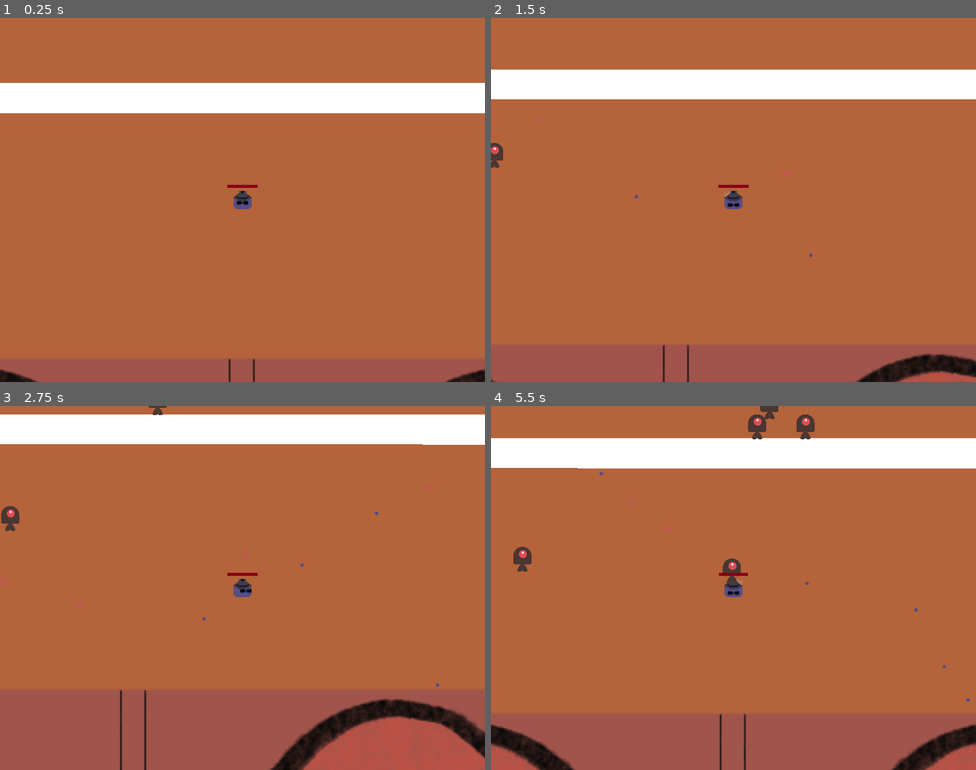
Above: before the commit, frames 1-4 (two rows, left to right).
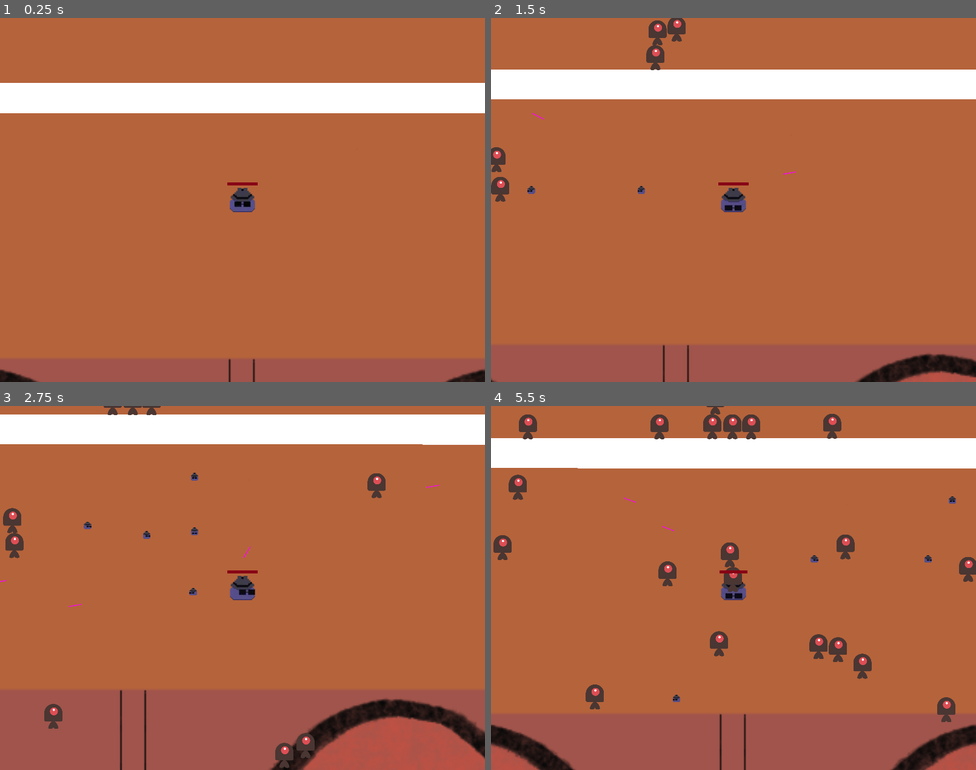
Above: after the commit, the same moments.

Repository: gunarp/psw-game-jam
Game: Godot game, scene res://scenes/maps/main.tscn
Same seed, same stepped clock (60 frames per second), same inputs: the game is played once before the commit and once after it.
Inputs (mouse positions are in pixels of both pictures, inside the frame that each line leads up to):
- Up to frame 1 (0.25 s): no input
- Up to frame 2 (1.5 s): move the mouse to (840, 181) at 0.52 s; hold D (move_right) 0.53-1.28 s; move the mouse to (636, 218) at 1.27 s; hold S (move_down) from 1.28 s (still down)
- Up to frame 3 (2.75 s): move the mouse to (291, 507) at 2.02 s; release S (move_down) at 2.03 s; hold D (move_right) from 2.03 s (still down)
- Up to frame 4 (5.5 s): move the mouse to (709, 660) at 2.77 s; release D (move_right) at 2.78 s; hold W (move_up) 2.78-3.53 s; move the mouse to (879, 642) at 3.52 s; hold A (move_left) 3.53-5.03 s; move the mouse to (588, 533) at 4.27 s; move the mouse to (757, 588) at 5.02 s; hold S (move_down) from 5.03 s (still down)

The runs differ from the first frame. In frame 1, 0.3% of the frame differs, in the area x 46-54%, y 45-54%; in frame 2, 1.3%; in frame 3, 1.7%; in frame 4, 4.5%, in the area x 0-100%, y 0-87%.

Commit message:
remove unused resources, implement knockback, apply directional sprite onto mole weapon (now clone weapon)

Diff:
--- a/scenes/enemies/enemy_mob.gd
+++ b/scenes/enemies/enemy_mob.gd
@@ -2,12 +2,22 @@
 
 class_name EnemyEntity
 
-@onready var player : PlayerEntity = get_tree().get_first_node_in_group("player")
+@onready var player: PlayerEntity = get_tree().get_first_node_in_group("player")
 
-# TODO: Refactor into specialized damage class
-var damagePerSecond : int = 10
+# Consider refactoring these into a dedicated enemy stats class
+# stats class can probably be static (shared among all instances of this class)
+# if we separate enemy types into individual classes as well
+var damagePerSecond: int = 10
+var damage_taken_multiplier: float = 1.0
+var despawn_delay: float = 1.5
 
-var despawn_delay : float = 1.5
+# not a required variable - but storing in this flag lets us
+# skip over a length calculation each physics state cycle
+var is_knockback_active: bool = false
+# (units / s)
+var knockback_applied: Vector2 = Vector2(0, 0)
+# knockback deceleration factor
+var knockback_decay: float = 0.5
 
 func custom_set_scale(sc: Vector2) -> void:
 	self.apply_scale(sc)
@@ -21,20 +31,49 @@
 	self.lock_rotation = true
 
 
+func _integrate_forces(state: PhysicsDirectBodyState2D) -> void:
+	if (not is_knockback_active):
+		var direction = self.global_position.direction_to(player.global_position)
+		state.linear_velocity = $Parameters/EntitySpeed.get_velocity(direction)
+
+
 func _physics_process(delta: float) -> void:
-	var direction = self.global_position.direction_to(player.global_position)
-	self.linear_velocity = $Parameters/EntitySpeed.get_velocity(direction)
-	#move_and_slide()
-	#newEnemy.linear_velocity = speed.rotated(direction.angle())
+	if (is_knockback_active):
+		knockback_applied *= knockback_decay * delta
+		if (knockback_applied.length() < 0.1):
+			is_knockback_active = false
+			$AnimatedSprite2D.modulate = Color.WHITE
 
-func hit(damage: float) -> void:
+
+func hit(_player_ref: PlayerEntity, attack_stats: BaseStats, attack_direction: float) -> void:
+	# Could do an optional check against enemy defense stats here if we want
+	var player_stats = player.get_player_stats()
+
+	var damage : float = attack_stats.attack_power
+	damage *= player_stats.attack_multiplier
+	damage *= self.damage_taken_multiplier
 	$Parameters/EntityHealth.on_damaged(damage)
+
+	# Calculate knockback value
+	var knockback: float = attack_stats.knockback
+	knockback *= player_stats.knockback_multiplier
+	_apply_knockback(knockback, attack_direction)
+
+
+func _apply_knockback(knockback_power: float, knockback_direction: float) -> void:
+	knockback_applied = Vector2(1, 0).rotated(knockback_direction) * knockback_power
+	is_knockback_active = true
+	$AnimatedSprite2D.modulate = Color.RED
+	self.apply_impulse(knockback_applied)
+
 
 func _on_visible_on_screen_notifier_2d_screen_exited() -> void:
 	$DespawnDelayTimer.start(despawn_delay)
 
+
 func _on_visible_on_screen_notifier_2d_screen_entered() -> void:
 	$DespawnDelayTimer.stop()
+
 
 func _on_despawn_delay_timer_timeout() -> void:
 	queue_free()
--- a/scenes/equipment/weapons/base_stats.gd
+++ b/scenes/equipment/weapons/base_stats.gd
@@ -2,8 +2,9 @@
 
 class_name BaseStats
 
-var attack_power: float = 5
+var attack_power: float = 1
 var cooldown: float = 0.5
 var speed: float = 200
-var scale: Vector2 = Vector2(0.5, 0.5)
+var scale: Vector2 = Vector2(1, 1)
 var level: int = 1
+var knockback: float = 40.0
--- a/scenes/equipment/weapons/guns/gun_weapon.gd
+++ b/scenes/equipment/weapons/guns/gun_weapon.gd
@@ -4,10 +4,10 @@
 class_name Weapon
 
 var player_ref: PlayerEntity
-var weapon_type : PackedScene
+var weapon_type: PackedScene
 
 # Generic weapon properties
-@onready var stats : BaseStats = BaseStats.new()
+@onready var stats: BaseStats = BaseStats.new()
 
 func initialize(_player_ref: PlayerEntity, _weapon: PackedScene) -> void:
 	self.player_ref = _player_ref
--- a/scenes/equipment/weapons/guns/mole/MoleProjectile.tscn
+++ b/scenes/equipment/weapons/guns/mole/MoleProjectile.tscn
@@ -1,23 +1,77 @@
-[gd_scene load_steps=3 format=3 uid="uid://bss8tsiw4j8bo"]
+[gd_scene load_steps=9 format=3 uid="uid://bss8tsiw4j8bo"]
 
 [ext_resource type="Script" path="res://scenes/equipment/weapons/guns/mole/mole_projectile.gd" id="1_ic40i"]
+[ext_resource type="Texture2D" uid="uid://cvdtsfshhw75d" path="res://resource/player/player_transparent.png" id="2_6s8rf"]
+
+[sub_resource type="AtlasTexture" id="AtlasTexture_2axu7"]
+atlas = ExtResource("2_6s8rf")
+region = Rect2(16, 0, 16, 16)
 
 [sub_resource type="CircleShape2D" id="CircleShape2D_ctsp3"]
 radius = 5.0
+
+[sub_resource type="AtlasTexture" id="AtlasTexture_3tpio"]
+atlas = ExtResource("2_6s8rf")
+region = Rect2(0, 0, 16, 16)
+
+[sub_resource type="AtlasTexture" id="AtlasTexture_kmkst"]
+atlas = ExtResource("2_6s8rf")
+region = Rect2(48, 0, 16, 16)
+
+[sub_resource type="AtlasTexture" id="AtlasTexture_26j5t"]
+atlas = ExtResource("2_6s8rf")
+region = Rect2(16, 0, 16, 16)
+
+[sub_resource type="SpriteFrames" id="SpriteFrames_b8k7c"]
+animations = [{
+"frames": [{
+"duration": 1.0,
+"texture": SubResource("AtlasTexture_3tpio")
+}],
+"loop": true,
+"name": &"default",
+"speed": 5.0
+}, {
+"frames": [{
+"duration": 1.0,
+"texture": SubResource("AtlasTexture_kmkst")
+}],
+"loop": true,
+"name": &"down",
+"speed": 5.0
+}, {
+"frames": [{
+"duration": 1.0,
+"texture": SubResource("AtlasTexture_26j5t")
+}],
+"loop": true,
+"name": &"sideways",
+"speed": 5.0
+}]
 
 [node name="MoleProjectile" type="CharacterBody2D"]
 collision_layer = 4
 collision_mask = 41
 script = ExtResource("1_ic40i")
 
-[node name="Polygon2D" type="Polygon2D" parent="."]
-color = Color(0.341176, 0.301961, 0.52549, 1)
-polygon = PackedVector2Array(1, 2, 5, 0, 9, 2, 10, 5, 9, 8, 5, 10, 1, 8, 0, 5)
+[node name="Sprite2D" type="Sprite2D" parent="."]
+visible = false
+position = Vector2(5, 5)
+scale = Vector2(0.625, 0.625)
+texture = SubResource("AtlasTexture_2axu7")
 
 [node name="CollisionPolygon2D" type="CollisionShape2D" parent="."]
+visible = false
 position = Vector2(5, 5)
 shape = SubResource("CircleShape2D_ctsp3")
 
 [node name="VisibleOnScreenNotifier2D" type="VisibleOnScreenNotifier2D" parent="."]
+visible = false
+
+[node name="AnimatedSprite2D" type="AnimatedSprite2D" parent="."]
+position = Vector2(5, 5)
+scale = Vector2(0.625, 0.625)
+sprite_frames = SubResource("SpriteFrames_b8k7c")
+animation = &"sideways"
 
 [connection signal="screen_exited" from="VisibleOnScreenNotifier2D" to="." method="_on_visible_on_screen_notifier_2d_screen_exited"]
--- a/scenes/equipment/weapons/guns/mole/mole_projectile.gd
+++ b/scenes/equipment/weapons/guns/mole/mole_projectile.gd
@@ -10,18 +10,36 @@
 func start(_player_ref: PlayerEntity, _base_stats: BaseStats):
 	base_stats = _base_stats
 	player_ref = _player_ref
-	rotation = player_ref.facing_direction.angle() + PI
 	position = player_ref.position
-	velocity = Vector2(base_stats.speed, 0).rotated(rotation)
+	# var projectile_direction = player_ref.facing_direction.angle() + PI
+	var projectile_direction = player_ref.prev_walking_direction.angle() + PI
+	_update_velocity(Vector2(base_stats.speed, 0).rotated(projectile_direction))
 	num_bounces_left = base_stats.level
+
+
+func _update_velocity(vel: Vector2):
+	self.velocity = vel
+	match FacingHelpers.get_facing_direction(vel):
+		FacingHelpers.FACING.LEFT:
+			$AnimatedSprite2D.play("sideways")
+			$AnimatedSprite2D.flip_h = true
+		FacingHelpers.FACING.RIGHT:
+			$AnimatedSprite2D.play("sideways")
+			$AnimatedSprite2D.flip_h = false
+		FacingHelpers.FACING.DOWN:
+			$AnimatedSprite2D.play("down")
+		_:
+			$AnimatedSprite2D.play("default")
+
 
 func _physics_process(delta):
 	var collision = move_and_collide(velocity * delta)
 	if collision:
-		velocity = velocity.bounce(collision.get_normal())
+		_update_velocity(velocity.bounce(collision.get_normal()))
+
 		if collision.get_collider().has_method("hit"):
 			if (last_object_collided_with != collision.get_collider_id()):
-				collision.get_collider().hit(base_stats.attack_power * player_ref.get_attack_multiplier())
+				collision.get_collider().hit(player_ref, base_stats, rotation)
 			else:
 				num_bounces_left += 1 # this is a silly way of ignoring this collision
 
@@ -30,5 +48,6 @@
 		if (num_bounces_left == 0):
 			queue_free()
 
+
 func _on_visible_on_screen_notifier_2d_screen_exited() -> void:
 	queue_free()
--- a/scenes/equipment/weapons/guns/needle/NeedleProjectile.tscn
+++ b/scenes/equipment/weapons/guns/needle/NeedleProjectile.tscn
@@ -22,11 +22,4 @@
 scale = Vector2(16.962, -0.990754)
 texture = SubResource("PlaceholderTexture2D_c2yxx")
 
-[node name="Hitbox" type="Area2D" parent="."]
-collision_layer = 4
-collision_mask = 40
-
-[node name="CollisionShape2D" type="CollisionShape2D" parent="Hitbox"]
-shape = ExtResource("2_i6it2")
-
 [connection signal="screen_exited" from="VisibleOnScreenNotifier2D" to="." method="_on_visible_on_screen_notifier_2d_screen_exited"]
--- a/scenes/equipment/weapons/guns/needle/needle_projectile.gd
+++ b/scenes/equipment/weapons/guns/needle/needle_projectile.gd
@@ -20,14 +20,16 @@
 	if collision:
 		var collider = collision.get_collider()
 		if collider.has_method("hit"):
-			collider.hit(base_stats.attack_power * player_ref.get_attack_multiplier())
-			add_collision_exception_with(collider)
-			num_pierce_left -= 1
-			if (num_pierce_left == 0):
-				queue_free()
+			process_hit_enemy(collider)
 		elif collider.is_in_group("walls"):
 			queue_free()
 
+func process_hit_enemy(enemy: Object):
+	enemy.hit(player_ref, base_stats, rotation)
+	add_collision_exception_with(enemy)
+	num_pierce_left -= 1
+	if (num_pierce_left == 0):
+		queue_free()
 
 func _on_visible_on_screen_notifier_2d_screen_exited() -> void:
 	queue_free()
--- a/scenes/maps/main.tscn
+++ b/scenes/maps/main.tscn
@@ -19,7 +19,6 @@
 texture = ExtResource("2_ej86i")
 
 [node name="Camera2D" type="Camera2D" parent="."]
-scale = Vector2(1.5, 1.5)
 
 [node name="HudMain" parent="." node_paths=PackedStringArray("player") instance=ExtResource("6_g2vry")]
 player = NodePath("../Player")
@@ -28,7 +27,6 @@
 entity_health = NodePath("../../Player/Parameters/Health")
 
 [node name="Player" parent="." groups=["player"] instance=ExtResource("3_lx56x")]
-scale = Vector2(1.5, 1.5)
 
 [node name="RemoteTransform2D" type="RemoteTransform2D" parent="Player"]
 remote_path = NodePath("../../Camera2D")
@@ -49,7 +47,6 @@
 polygon = PackedVector2Array(-626, 55, -625, 94, 633, 95, 633, 55)
 
 [node name="EnemyFactory" parent="." node_paths=PackedStringArray("camera") instance=ExtResource("4_giy5d")]
-spawn_timeout = 1
 mob_to_spawn = ExtResource("5_j7u6l")
 mob_scale = Vector2(0.5, 0.5)
 camera = NodePath("../Camera2D")
--- a/scenes/player/player-shape.tres
+++ b/scenes/player/player-shape.tres
@@ -1,5 +1,5 @@
 [gd_resource type="CapsuleShape2D" format=3 uid="uid://bbymik5wl8fdm"]
 
 [resource]
-radius = 8.0
-height = 18.0
+radius = 16.0
+height = 34.0
--- a/scenes/player/player.gd
+++ b/scenes/player/player.gd
@@ -6,6 +6,7 @@
 
 # TODO: make speed change with items
 var speed: int = 100
+var prev_walking_direction: Vector2
 var walking_direction: Vector2
 var facing_direction: Vector2
 
@@ -18,8 +19,10 @@
 func _physics_process(_delta: float) -> void:
 	move_and_slide()
 
+
 func _process(_delta: float) -> void:
 	walking_direction = _get_movement_input()
+	prev_walking_direction = walking_direction if walking_direction.length() > 0 else prev_walking_direction
 	facing_direction = _get_direction_input()
 
 	# TODO: implement dynamic speed system
@@ -27,54 +30,32 @@
 
 	_render_character()
 
+
 func get_height() -> float:
 	return $CollideBox.shape.height
 
+
 #region Rendering helpers
 func _render_character():
-	if (walking_direction.length() == 0):
-		$AnimatedSprite2D.play("default")
-	else:
-		# Approach - rotate vector into a new coordinate system
-		# and just use the x and y components to deduce which direction we are facing
-		# avoids dealing with too many floating point operations + perciion
-		var rotated_walking_direction = walking_direction.rotated(PI / 4)
+	match FacingHelpers.get_facing_direction(walking_direction):
+		FacingHelpers.FACING.LEFT:
+			$AnimatedSprite2D.play("sideways")
+			$AnimatedSprite2D.flip_h = true
+		FacingHelpers.FACING.RIGHT:
+			$AnimatedSprite2D.play("sideways")
+			$AnimatedSprite2D.flip_h = false
+		FacingHelpers.FACING.DOWN:
+			$AnimatedSprite2D.play("down")
+		_:
+			$AnimatedSprite2D.play("default")
+#endregion
 
-		# This is a pretty verbose way of tackling this problem,
-		# but I think it covers scenarios that would otherwise slip through the cracks
-		# Special case - direction is a unit vector of our new coordinate system.
-		if (rotated_walking_direction.x == 0):
-			# Unit vector on y-axis
-			if (rotated_walking_direction.y > 0):
-				$AnimatedSprite2D.play("down")
-			else:
-				$AnimatedSprite2D.play("sideways")
-				$AnimatedSprite2D.flip_h = true
-		elif (rotated_walking_direction.y == 0):
-			# Unit vector on x-axis
-			if (rotated_walking_direction.x > 0):
-				$AnimatedSprite2D.play("sideways")
-				$AnimatedSprite2D.flip_h = false
-			else:
-				$AnimatedSprite2D.play("down")
-		else:
-			# "General" case
-			if (rotated_walking_direction.x > 0 and rotated_walking_direction.y > 0):
-				$AnimatedSprite2D.play("sideways")
-				$AnimatedSprite2D.flip_h = false
-			elif (rotated_walking_direction.x < 0 and rotated_walking_direction.y > 0):
-				$AnimatedSprite2D.play("down")
-			elif (rotated_walking_direction.x < 0 and rotated_walking_direction.y < 0):
-				$AnimatedSprite2D.play("sideways")
-				$AnimatedSprite2D.flip_h = true
-			elif (rotated_walking_direction.x > 0 and rotated_walking_direction.y < 0):
-				$AnimatedSprite2D.play("default")
-#endregion
 
 #region Input Helpers
 func _get_movement_input() -> Vector2:
 	# TODO: use joy_connection_changed event to add controller support
 	return Input.get_vector("move_left", "move_right", "move_up", "move_down")
+
 
 func _get_direction_input() -> Vector2:
 	# TODO: gamepad support
@@ -82,16 +63,16 @@
 #endregion
 
 #region Damage Subsystem -- refactor out later
-var healingPerSecond : float = 1.0
-var damagePerSecond : float = 0
-var damage_checks_per_second : int = 10
-var extra_lives : int = 1
+var healingPerSecond: float = 1.0
+var damagePerSecond: float = 0
+var damage_checks_per_second: int = 10
+var extra_lives: int = 1
 
 func _init_damage_subsystem() -> void:
 	$Parameters/Health.max_health = 100
 	$Parameters/Health.health = 100
 	$DamageTimer.start(1.0 / damage_checks_per_second)
-	pass
+
 
 func _on_area_2d_body_entered(body: Node2D) -> void:
 	if body is EnemyEntity:
@@ -113,7 +94,7 @@
 		extra_lives -= 1
 		$Parameters/Health.health = $Parameters/Health.max_health
 	else:
-		emit_signal("player_died")
+		player_died.emit()
 #endregion
 
 #region Attack Subsystem -- refactorout later
@@ -132,6 +113,10 @@
 	temp_weapon.level_up()
 	temp_weapon.initialize(self, load("res://scenes/equipment/weapons/guns/needle/NeedleProjectile.tscn"))
 
+
 func get_attack_multiplier() -> float:
 	return $Parameters/PlayerStats.attack_multiplier
+
+func get_player_stats() -> PlayerStats:
+	return $Parameters/PlayerStats
 #endregion
--- a/scenes/player/player.tscn
+++ b/scenes/player/player.tscn
@@ -5,25 +5,25 @@
 [ext_resource type="PackedScene" uid="uid://u4ar3owfi8rq" path="res://scenes/utils/EntitySpeed.tscn" id="3_3ugq2"]
 [ext_resource type="Script" path="res://scenes/player/stats.gd" id="4_1b8mv"]
 [ext_resource type="PackedScene" uid="uid://c7ho68p0rqxul" path="res://scenes/utils/EntityHealth.tscn" id="5_jfhqk"]
-[ext_resource type="Texture2D" uid="uid://cvdtsfshhw75d" path="res://resource/player/player_transparent.png" id="5_wrljq"]
+[ext_resource type="Texture2D" uid="uid://cmsppyj4nt1jo" path="res://resource/player/player_new.png" id="6_cnth7"]
 
-[sub_resource type="AtlasTexture" id="AtlasTexture_nkbqg"]
-atlas = ExtResource("5_wrljq")
-region = Rect2(0, 0, 16, 16)
+[sub_resource type="AtlasTexture" id="AtlasTexture_15ady"]
+atlas = ExtResource("6_cnth7")
+region = Rect2(0, 0, 33, 32)
 
-[sub_resource type="AtlasTexture" id="AtlasTexture_cclxq"]
-atlas = ExtResource("5_wrljq")
-region = Rect2(48, 0, 16, 16)
+[sub_resource type="AtlasTexture" id="AtlasTexture_w5aj3"]
+atlas = ExtResource("6_cnth7")
+region = Rect2(102, 0, 33, 32)
 
-[sub_resource type="AtlasTexture" id="AtlasTexture_fpbkg"]
-atlas = ExtResource("5_wrljq")
-region = Rect2(16, 0, 16, 16)
+[sub_resource type="AtlasTexture" id="AtlasTexture_kfq7j"]
+atlas = ExtResource("6_cnth7")
+region = Rect2(34, 0, 33, 32)
 
 [sub_resource type="SpriteFrames" id="SpriteFrames_b3kxe"]
 animations = [{
 "frames": [{
 "duration": 1.0,
-"texture": SubResource("AtlasTexture_nkbqg")
+"texture": SubResource("AtlasTexture_15ady")
 }],
 "loop": true,
 "name": &"default",
@@ -31,7 +31,7 @@
 }, {
 "frames": [{
 "duration": 1.0,
-"texture": SubResource("AtlasTexture_cclxq")
+"texture": SubResource("AtlasTexture_w5aj3")
 }],
 "loop": true,
 "name": &"down",
@@ -39,7 +39,7 @@
 }, {
 "frames": [{
 "duration": 1.0,
-"texture": SubResource("AtlasTexture_fpbkg")
+"texture": SubResource("AtlasTexture_kfq7j")
 }],
 "loop": true,
 "name": &"sideways",
@@ -72,7 +72,6 @@
 
 [node name="AnimatedSprite2D" type="AnimatedSprite2D" parent="."]
 sprite_frames = SubResource("SpriteFrames_b3kxe")
-animation = &"down"
 
 [node name="CollideBox" type="CollisionShape2D" parent="."]
 shape = ExtResource("2_f6gb7")
--- a/scenes/utils/enemy_spawner.gd
+++ b/scenes/utils/enemy_spawner.gd
@@ -1,6 +1,6 @@
 extends Node
 
-@export var spawn_timeout: int = 2
+@export var spawn_timeout: float = 0.25
 @export var mob_to_spawn: PackedScene
 @export var mob_scale: Vector2 = Vector2(1.0, 1.0)
 @export var camera: Camera2D
@@ -8,7 +8,7 @@
 const margin_offset : Vector2 = Vector2(5, 5)
 
 func _ready() -> void:
-	$SpawnTimer.start()
+	$SpawnTimer.start(spawn_timeout)
 
 
 func _on_spawn_timer_timeout() -> void:
--- /dev/null
+++ b/scenes/utils/facing.gd
@@ -0,0 +1,43 @@
+class_name FacingHelpers
+enum FACING {
+  LEFT, RIGHT, NEUTRAL, DOWN
+}
+
+
+static func get_facing_direction(_dir: Vector2) -> FacingHelpers.FACING:
+	if (_dir.length() == 0):
+		return FacingHelpers.FACING.NEUTRAL
+
+	# Approach - rotate vector into a new coordinate system
+	# and just use the x and y components to deduce which direction we are facing
+	# avoids dealing with too many floating point operations + perciion
+	var rotated_direction = _dir.rotated(PI / 4)
+
+	# This is a pretty verbose way of tackling this problem,
+	# but I think it covers scenarios that would otherwise slip through the cracks
+	# Special case - direction is a unit vector of our new coordinate system.
+	if (rotated_direction.x == 0):
+		# Unit vector on y-axis
+		if (rotated_direction.y > 0):
+			return FACING.DOWN
+		else:
+			return FACING.LEFT
+	elif (rotated_direction.y == 0):
+		# Unit vector on x-axis
+		if (rotated_direction.x > 0):
+			return FACING.RIGHT
+		else:
+			return FACING.DOWN
+	else:
+		# "General" case
+		if (rotated_direction.x > 0 and rotated_direction.y > 0):
+			return FACING.RIGHT
+		elif (rotated_direction.x < 0 and rotated_direction.y > 0):
+			return FACING.DOWN
+		elif (rotated_direction.x < 0 and rotated_direction.y < 0):
+			return FACING.LEFT
+		elif (rotated_direction.x > 0 and rotated_direction.y < 0):
+			return FACING.NEUTRAL
+
+	# Unreachable
+	return FACING.NEUTRAL
Not shown, removed: resource/crawl-tiles/LICENSE.txt
Not shown, removed: resource/crawl-tiles/README.txt
Binary file removed: resource/crawl-tiles/dc-dngn/floor/bog_green0.png
Not shown, removed: resource/crawl-tiles/dc-dngn/floor/bog_green0.png.import
Binary file removed: resource/crawl-tiles/dc-dngn/floor/bog_green1.png
Not shown, removed: resource/crawl-tiles/dc-dngn/floor/bog_green1.png.import
Binary file removed: resource/crawl-tiles/dc-dngn/floor/bog_green2.png
Not shown, removed: resource/crawl-tiles/dc-dngn/floor/bog_green2.png.import
Binary file removed: resource/crawl-tiles/dc-dngn/floor/bog_green3.png
Not shown, removed: resource/crawl-tiles/dc-dngn/floor/bog_green3.png.import
Binary file removed: resource/crawl-tiles/dc-dngn/floor/cobble_blood1.png
Not shown, removed: resource/crawl-tiles/dc-dngn/floor/cobble_blood1.png.import
(and 334 more such lines)
